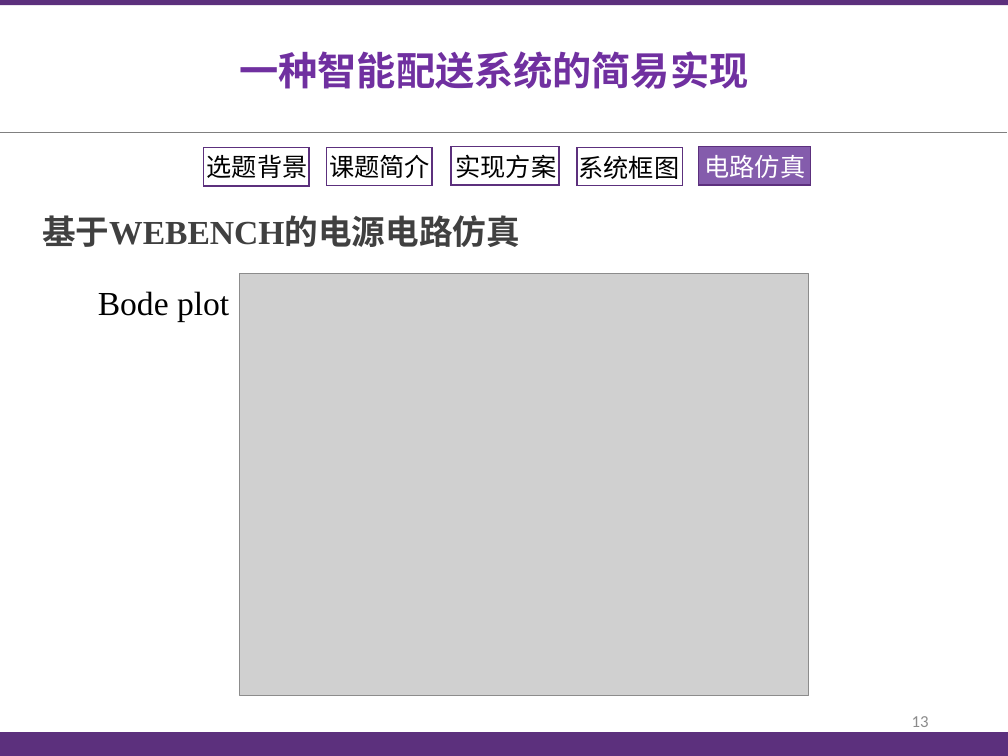
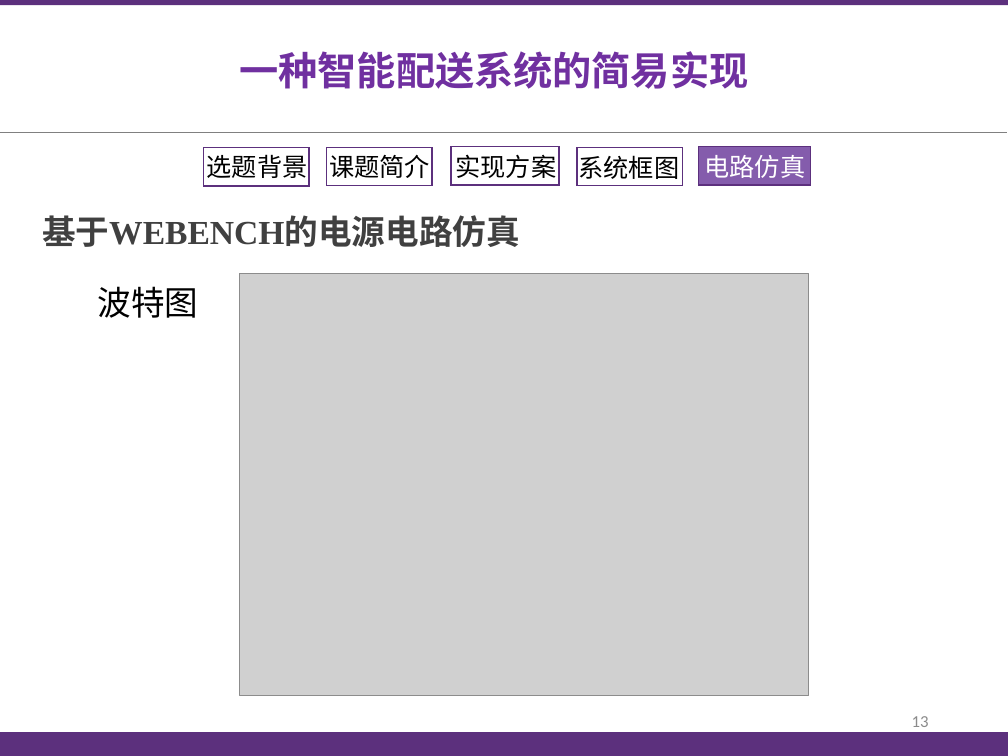
Before and after one commit to jameswhqi/summer-electronics, a slide deck: slide 13 of preparation_report/预习展示_祁文浩_康梓峰.pptx. Drawn at 1008x756 pixels with LibreOffice and Linux fonts; fonts in the diff are those of the drawing; grey boxes stand for pictures. Boxes give left, top, right and bottom in pixels: in the first picture for what was removed or moved away, otherwise in the second. Text is boxed around its words. In the diff, an @@ line names an element or a change of style, - is before the commit and + after.

```diff
--- a/preparation_report/预习展示_祁文浩_康梓峰.pptx
+++ b/preparation_report/预习展示_祁文浩_康梓峰.pptx
@@ text at (98, 286, 199, 318): text changed; font Times New Roman to Noto Sans CJK SC @@
-Bode plot
+波特图
```
Also in this commit, not shown: 5 other slides changed.
